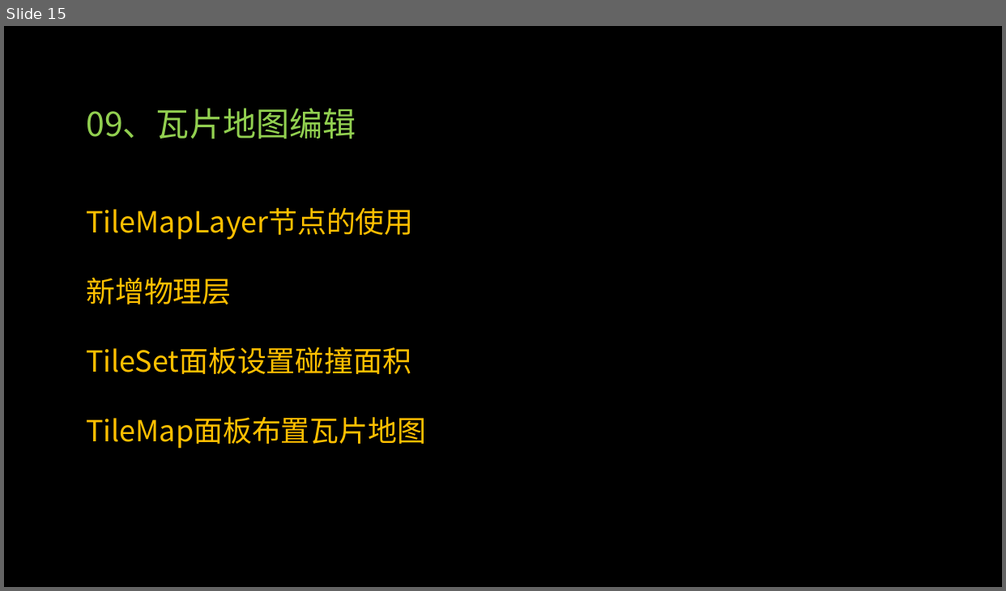
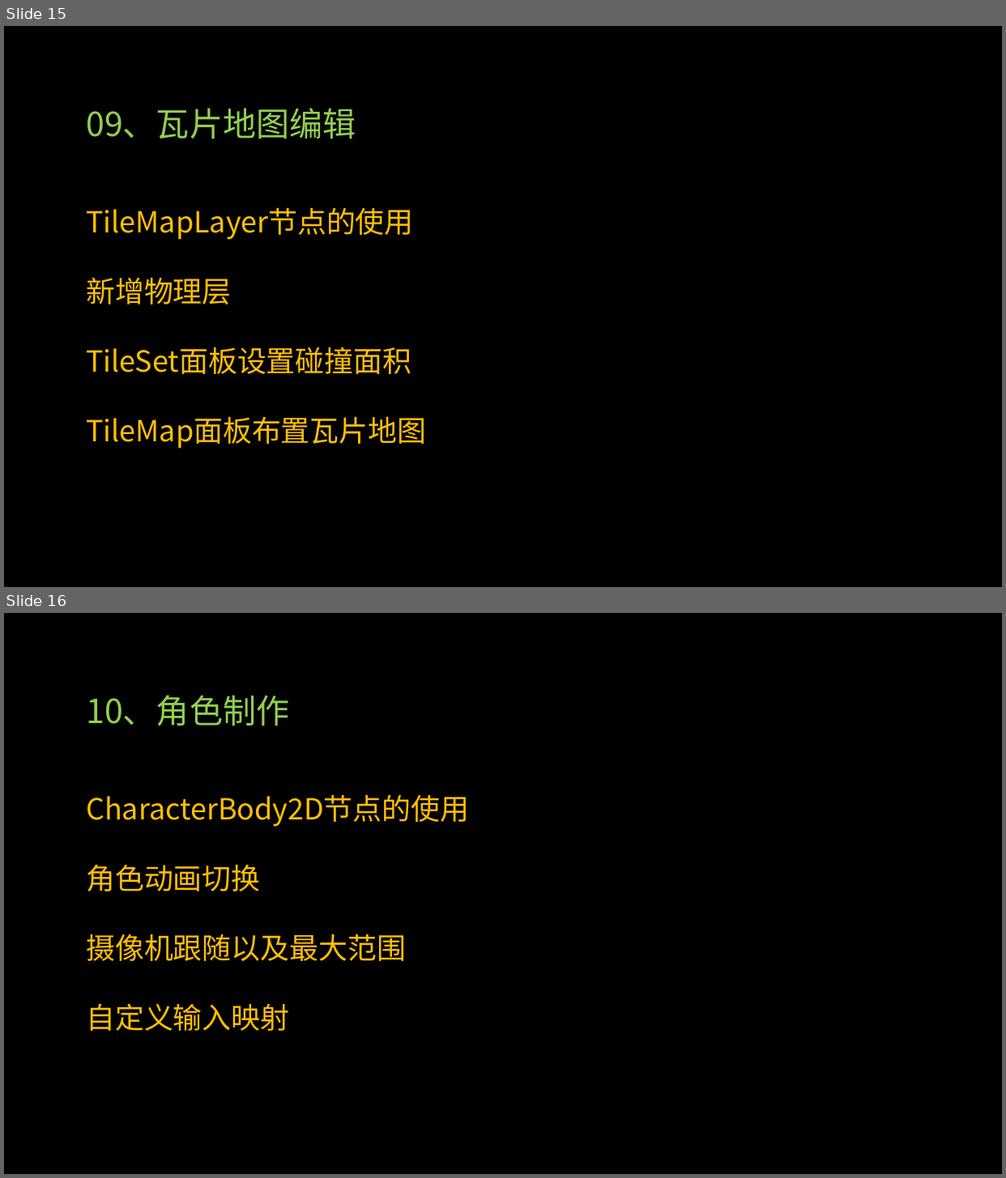
Before and after one commit to PGYangel/GodotStudy, a slide deck: Lesson1/Godot入门实践蛙里奥教程内容.pptx. Shown one above the other, each under a label of ours: slide 15 before the commit, slides 15 and 16 after it. The pictures are 1006x591 and 1006x1178 pixels, drawn with LibreOffice and Linux fonts; fonts in the diff are those of the drawing; background and template pictures are left out. Boxes give left, top, right and bottom in pixels: in the first picture for what was removed or moved away, otherwise in the second. Text is boxed around its words. In the diff, an @@ line names an element or a change of style, - is before the commit and + after.

Commit message:
10角色制作

```diff
--- a/Lesson1/Godot入门实践蛙里奥教程内容.pptx
+++ b/Lesson1/Godot入门实践蛙里奥教程内容.pptx
@@ slide 16 added at (x1=4, y1=613, x2=1002, y2=1174), background picture (left out) @@
@@ text added at (x1=86, y1=695, x2=289, y2=726), 32 pt, text #92D050 @@
+10、角色制作
@@ text added at (x1=86, y1=794, x2=469, y2=1031), 28 pt, text #FFC000 @@
+CharacterBody2D节点的使用
+角色动画切换
+摄像机跟随以及最大范围
+自定义输入映射
```
Also in this commit, not shown: 5 other files.
